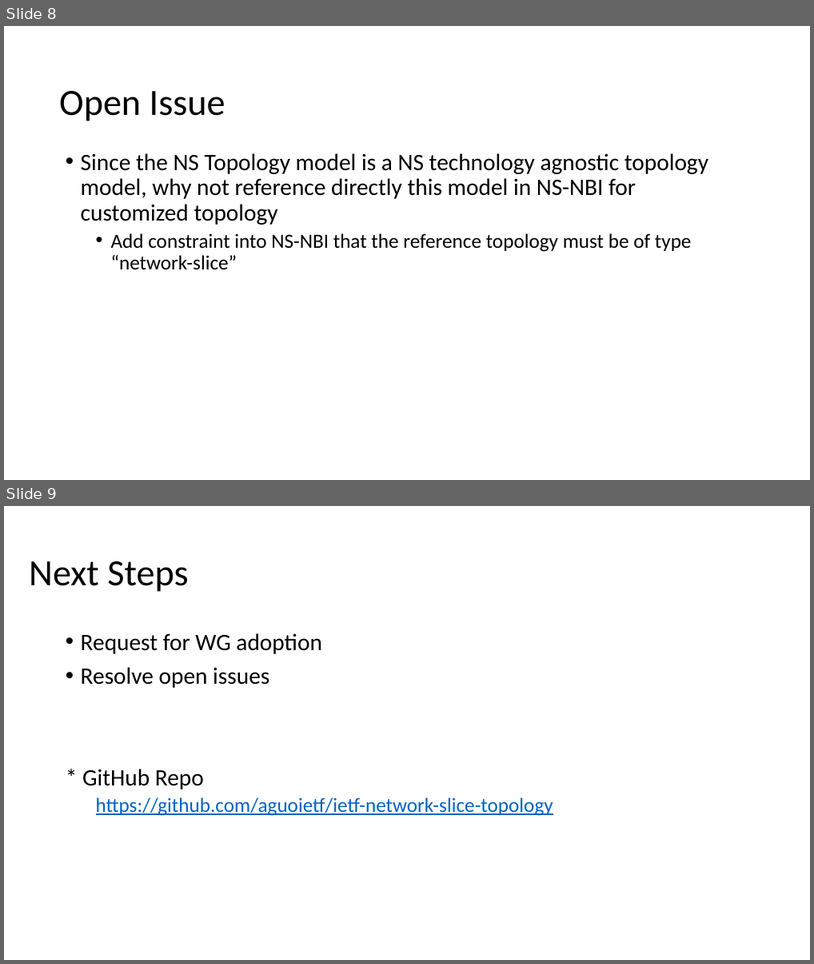
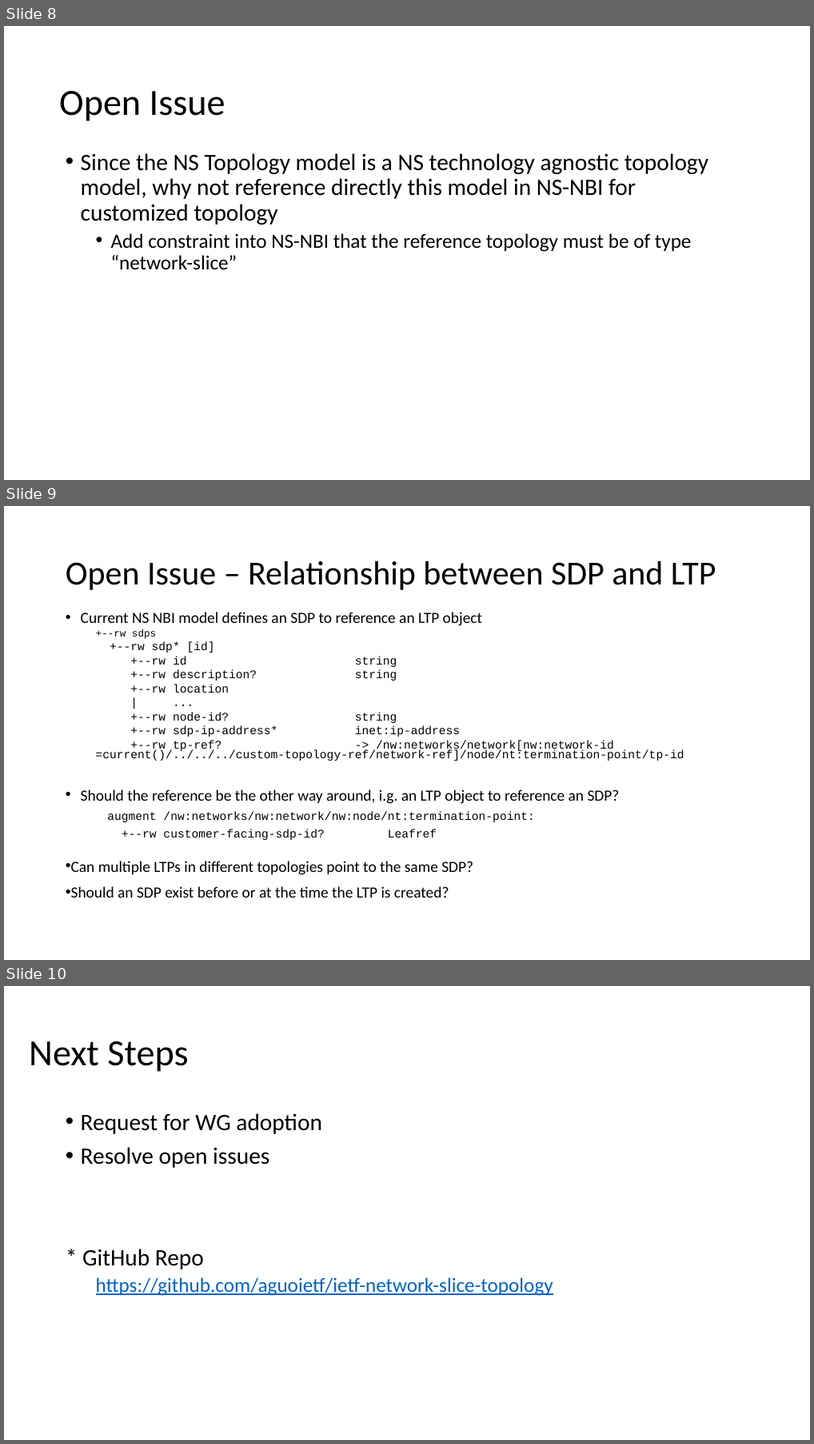
Before and after one commit to IETF-TEAS-WG/network-slice-topology, a slide deck: meeting-materials/draft-liu-teas-transport-network-slice-yang-06.pptx. Shown one above the other, each under a label of ours: slides 8 and 9 before the commit, slides 8, 9 and 10 after it. The pictures are 814x964 and 814x1444 pixels, drawn with LibreOffice and Linux fonts; fonts in the diff are those of the drawing. Boxes give left, top, right and bottom in pixels: in the first picture for what was removed or moved away, otherwise in the second. Text is boxed around its words. In the diff, an @@ line names an element or a change of style, - is before the commit and + after.

Commit message:
update meeting slides - added open issue on SDP vs. LTP

```diff
--- a/meeting-materials/draft-liu-teas-transport-network-slice-yang-06.pptx
+++ b/meeting-materials/draft-liu-teas-transport-network-slice-yang-06.pptx
@@ slide 9 added at box(4, 506, 810, 960), background #FFFFFF @@
@@ title added at box(66, 561, 717, 590), 40 pt, text #000000 @@
+Open Issue – Relationship between SDP and LTP
@@ text added at box(71, 612, 685, 897), 13.9 pt, text #000000 @@
+• Current NS NBI model defines an SDP to reference an LTP object
+  +--rw sdps
+  +--rw sdp* [id]
+  +--rw id string
+  +--rw description? string
+  +--rw location
+  | ...
+  +--rw node-id? string
+  +--rw sdp-ip-address* inet:ip-address
+  +--rw tp-ref? -> /nw:networks/network[nw:network-id =current()/../../../custom-topology-ref/network-ref]/node/nt:termination-point/tp-id
+• Should the reference be the other way around, i.g. an LTP object to reference an SDP?
+augment /nw:networks/nw:network/nw:node/nt:termination-point:
++--rw customer-facing-sdp-id? Leafref
+• Can multiple LTPs in different topologies point to the same SDP?
+• Should an SDP exist before or at the time the LTP is created?
@@ what was slide 9 is now slide 10 @@
```
